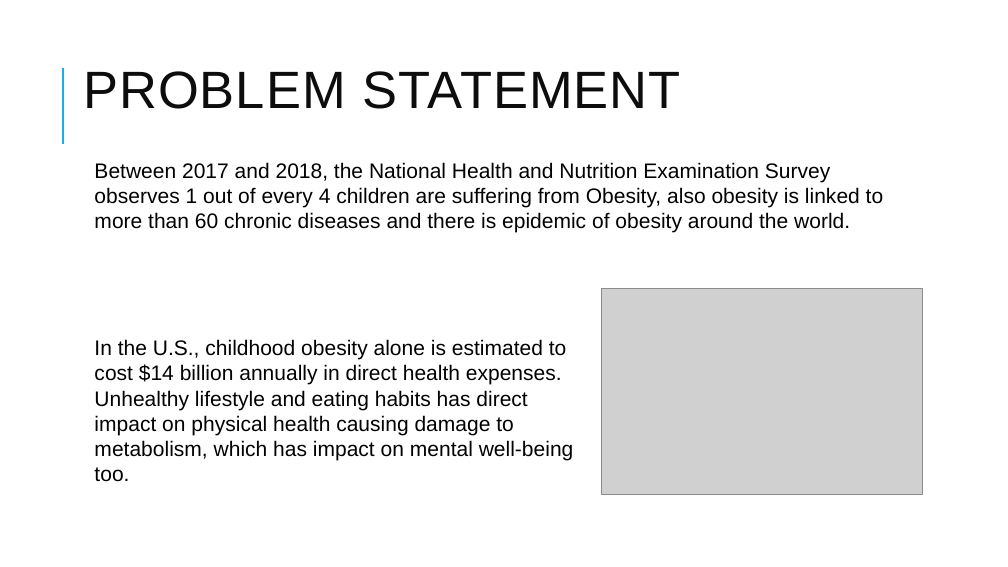
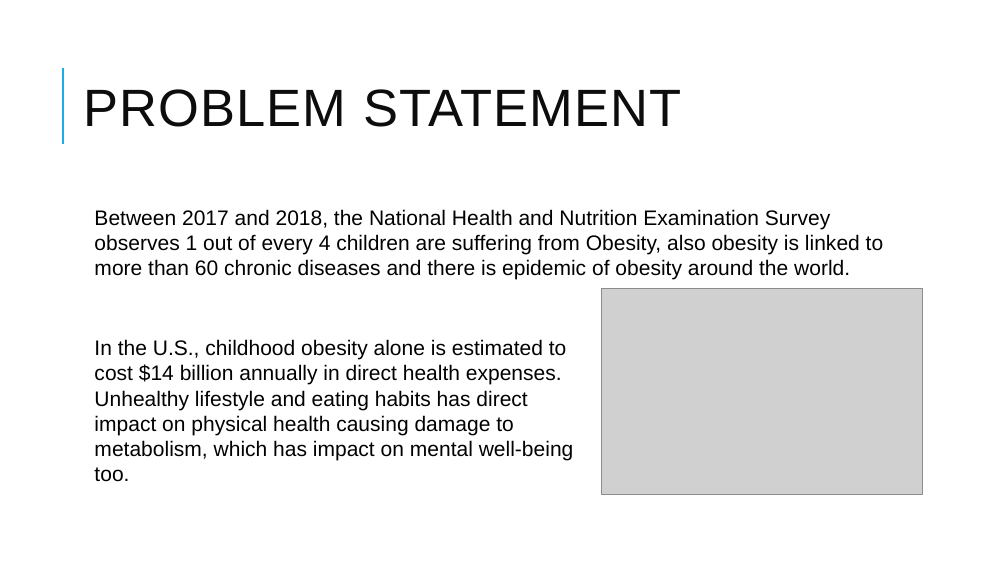
Before and after one commit to RaviTeja444/health-wellness, a slide deck: slide 3 of docs/presentation/Walk_Tracker.pptx. Drawn at 1008x567 pixels with LibreOffice and Linux fonts; fonts in the diff are those of the drawing; grey boxes stand for pictures. Boxes give left, top, right and bottom in pixels: in the first picture for what was removed or moved away, otherwise in the second. Text is boxed around its words. In the diff, an @@ line names an element or a change of style, - is before the commit and + after.

```diff
--- a/docs/presentation/Walk_Tracker.pptx
+++ b/docs/presentation/Walk_Tracker.pptx
@@ title "PROBLEM STATEMENT": place and size @@
-title "PROBLEM STATEMENT" at (83,71,681,109)
+title "PROBLEM STATEMENT" at (84,89,681,127)
@@ text "Between 2017 and 2018, the ...": place and size @@
-text "Between 2017 and 2018, the ..." at (94,162,884,233)
+text "Between 2017 and 2018, the ..." at (94,209,884,279)
```
Also in this commit, not shown: 12 other slides changed, 1 slide added.
